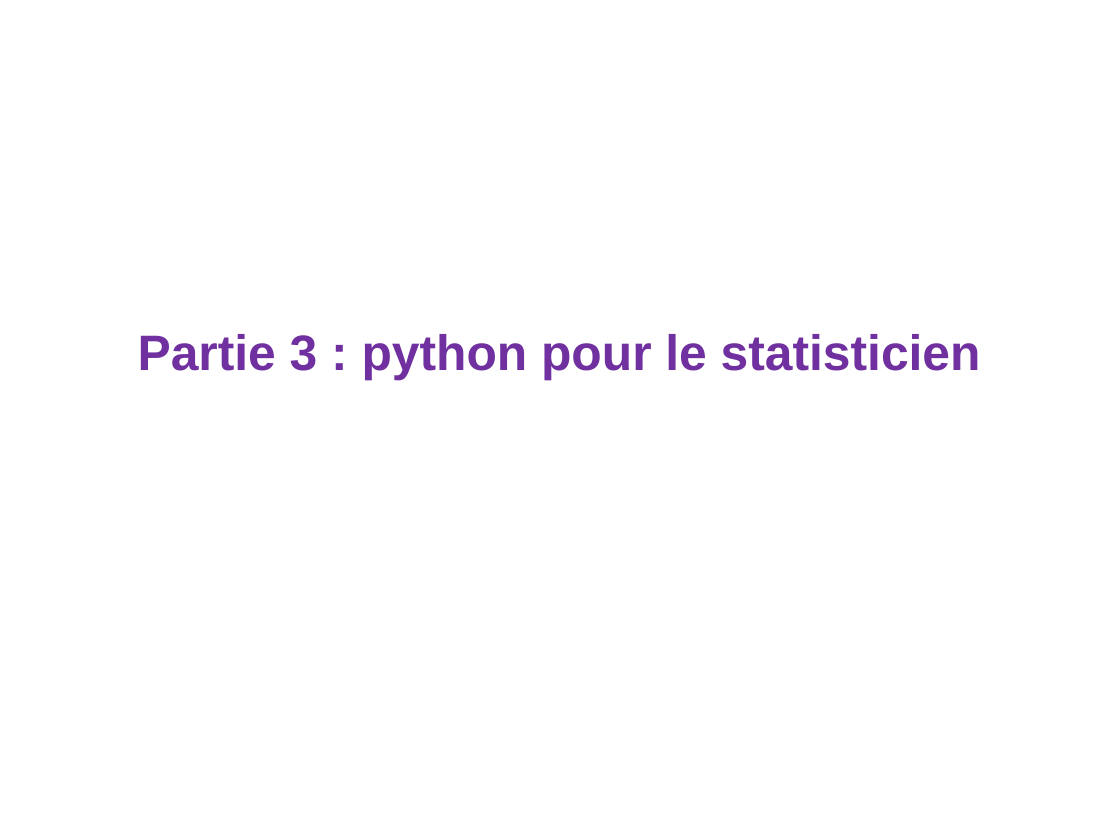
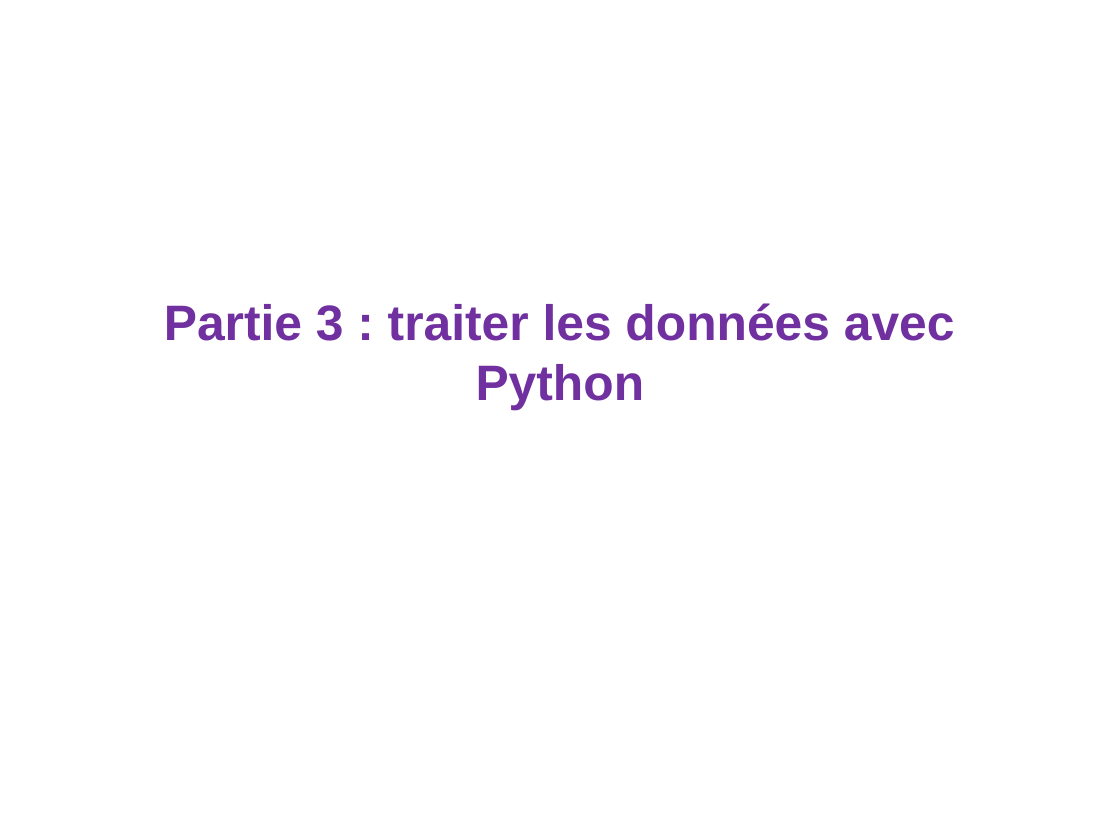
Before and after one commit to loicmidy/formation-python, a slide deck: slide 18 of formation python.pptx. Drawn at 1120x840 pixels with LibreOffice and Linux fonts; fonts in the diff are those of the drawing. Boxes give left, top, right and bottom in pixels: in the first picture for what was removed or moved away, otherwise in the second. Text is boxed around its words. In the diff, an @@ line names an element or a change of style, - is before the commit and + after.

```diff
--- a/formation python.pptx
+++ b/formation python.pptx
@@ title at <box>164,303,955,411</box>: text changed @@
-Partie 3 : python pour le statisticien
+Partie 3 : traiter les données avec Python
```
Also in this commit, not shown: 1 other slide changed, 7 slides added, 12 other files.
